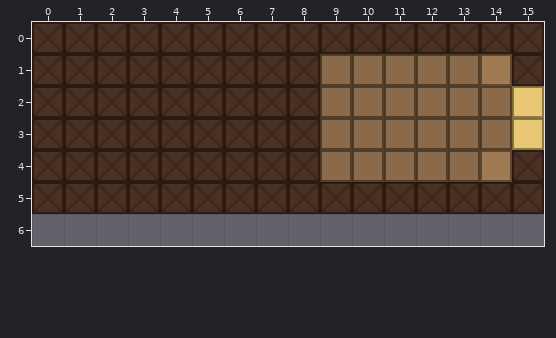
Two states of a Tiled map (JSON), packages/content/cars-src/engine.tmj. The picture above is the old version.
Cells are 32x32 px. Shown: x 0..15, y 0..6. The old version is drawn lined up with the new one.
And afterwards:
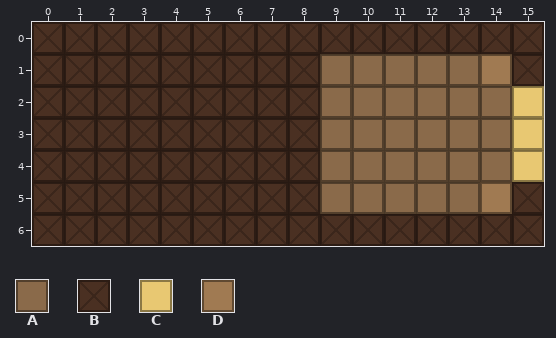
Key: from "cars": A 0, B 1, C 2, D 6.
_ is an empty cell.
Diff:
map size 16x6 -> 16x7 cells
Layer "cells":
y 4: x 14..15 DB -> AC
y 5: x 9..14 BBBBBB -> AAAAAD
y 6: x 0..15 ________________ -> BBBBBBBBBBBBBBBB
Boxes around the changes in both pictures, in picture pixels (x1, y1, x2, y2):
changed: (32, 150, 544, 246)
